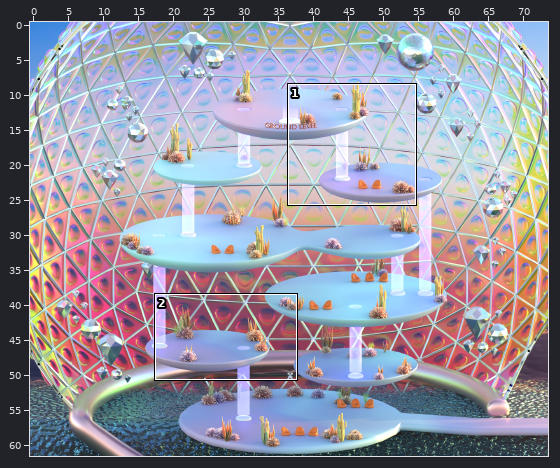
Tiled map (JSON): Gallery.tmj. Above, an overview of the earlier version with the close-up marked.
Close-up. As it was:
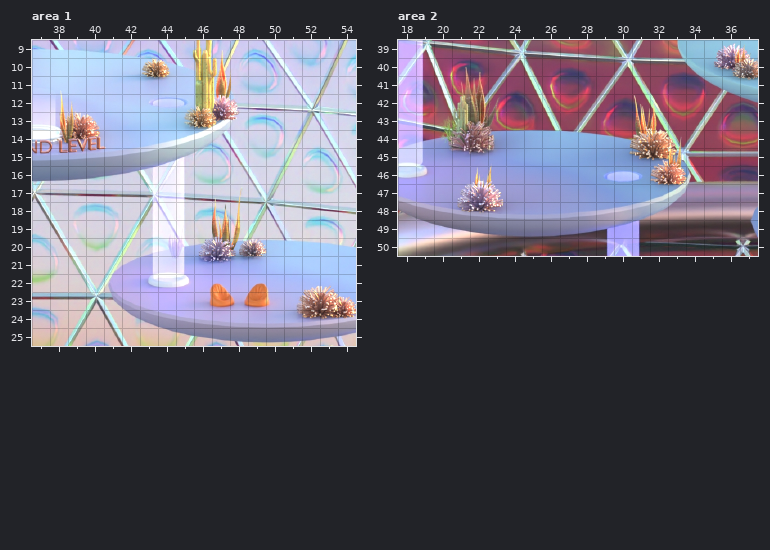
Cells are 32x32 px. Shown: area 1 x 37..54, y 9..25; area 2 x 18..37, y 39..50. The commit also changed other parts of the map, which this record leaves out.
After:
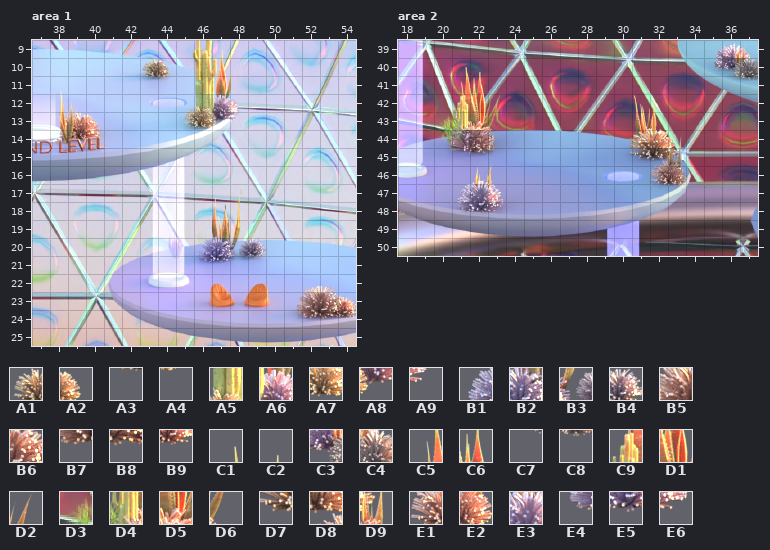
Key: from "Gallery fg": A1 783, A2 784, A3 857, A4 858, A5 934, A6 935, A7 1008, A8 1009, A9 1010, B1 1526, B2 1527, B3 1528, B4 1529, B5 1754, B6 1755, B7 1828, B8 1829, B9 1830, C1 2981, C2 2982, C3 2996, C4 2997, C5 3055, C6 3056, C7 3070, C8 3071, C9 3129, D1 3130, D2 3131, D3 3202, D4 3203, D5 3204, D6 3205, D7 3361, D8 3362, D9 3363, E1 3436, E2 3437, E3 3500, E4 3573, E5 3574, E6 3575.
__ is an empty cell.
See-through tiles are keyed as they look on the map.
What changed:
Layer "Foreground", area 1:
y 10: x 43..44 A1 A2 -> __ __
y 11: x 43..44 A3 A4 -> __ __
y 12: x 46..47 A5 A6 -> __ __
y 13: x 46..48 A7 A8 A9 -> __ __ __
y 20: x 46..49 B1 B2 B3 B4 -> __ __ __ __
y 23: x 52..53 B5 B6 -> __ __
y 24: x 52..54 B7 B8 B9 -> __ __ __
Layer "Foreground", area 2:
y 40: x 21..22 __ __ -> C1 C2; x 36..37 C3 C4 -> __ __
y 41: x 21..22 __ __ -> C5 C6; x 36..37 C7 C8 -> __ __
y 42: x 21..23 __ __ __ -> C9 D1 D2
y 43: x 20..23 __ __ __ __ -> D3 D4 D5 D6
y 45: x 31..33 D7 D8 D9 -> __ __ __
y 46: x 32..33 E1 E2 -> __ __
y 47: x 22 E3 -> __
y 48: x 21..23 E4 E5 E6 -> __ __ __
Where, in picture pixels (left, top, right, bottom), the same in both close-ups:
removed: (142, 58, 170, 78)
removed: (194, 94, 240, 128)
removed: (198, 238, 266, 256)
removed: (302, 292, 356, 319)
added: (438, 67, 501, 130)
removed: (722, 58, 758, 80)
removed: (632, 148, 686, 184)
removed: (457, 184, 504, 213)
